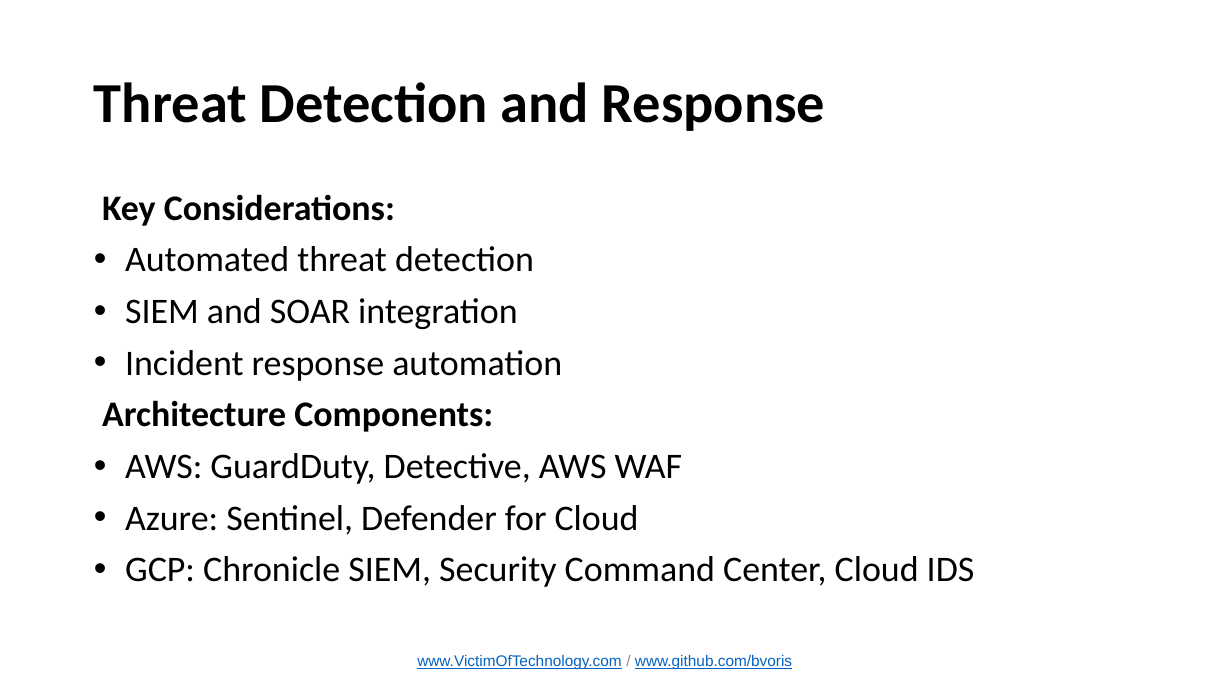
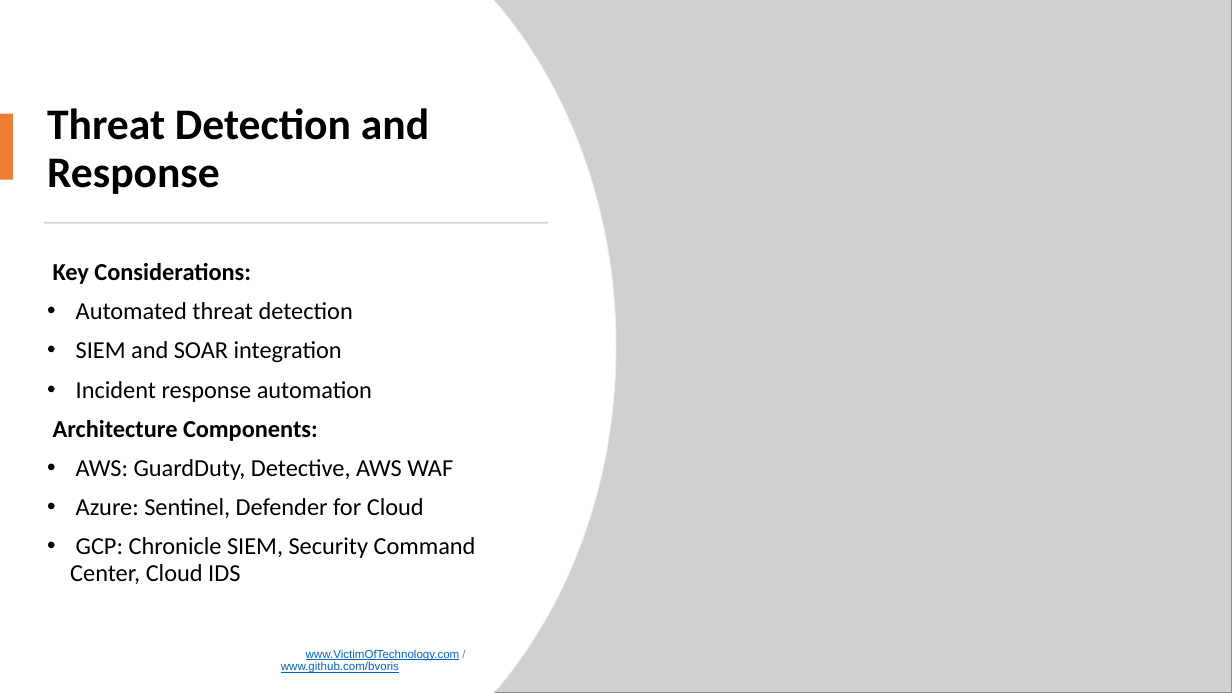
Before and after one commit to bvoris/InfraGardPresentation, a slide deck: slide 9 of InfraGard April Chapter Meeting Cloud Security.pptx. Drawn at 1232x693 pixels with LibreOffice and Linux fonts; fonts in the diff are those of the drawing; grey boxes stand for pictures. Boxes give left, top, right and bottom in pixels: in the first picture for what was removed or moved away, otherwise in the second. Text is boxed around its words. In the diff, an @@ line names an element or a change of style, - is before the commit and + after.

```diff
--- a/InfraGard April Chapter Meeting Cloud Security.pptx
+++ b/InfraGard April Chapter Meeting Cloud Security.pptx
@@ freeform shape added at (0, 0, 616, 693), fill #FFFFFF, outline #EFEFEF 0.75 pt @@
@@ freeform shape added at (0, 0, 616, 693), fill #FFFFFF @@
@@ picture added at (494, 0, 1232, 693) @@
@@ title "Threat Detection and Response": place and size @@
-title "Threat Detection and Response" at (94, 82, 826, 131)
+title "Threat Detection and Response" at (47, 108, 429, 194)
@@ title "Threat Detection and Response" at (47, 108, 429, 194): size 44 to 34 pt @@
@@ rectangle added at (0, 114, 13, 180), fill #ED7D31 @@
@@ rectangle added at (44, 222, 548, 224), fill #D5D5D5 @@
@@ text "Key Considerations:": place and size @@
-text "Key Considerations:" at (102, 194, 975, 587)
+text "Key Considerations:" at (53, 263, 476, 584)
@@ text "Key Considerations:" at (53, 263, 476, 584): size 28 to 19 pt @@
@@ text "www.VictimOfTechnology.com / www.github.com/bvoris": place and size @@
-text "www.VictimOfTechnology.com / www.github.com/bvoris" at (417, 655, 792, 669)
+text "www.VictimOfTechnology.com / www.github.com/bvoris" at (281, 649, 460, 673)
@@ text "www.VictimOfTechnology.com / www.github.com/bvoris" at (281, 649, 460, 673): size 12 to 9 pt; text colour #8C8C8C to #808080 in "/"; alignment centre to right; line spacing 1 to 0.9; more space between paragraphs @@
```
Also in this commit, not shown: 10 other slides changed.
